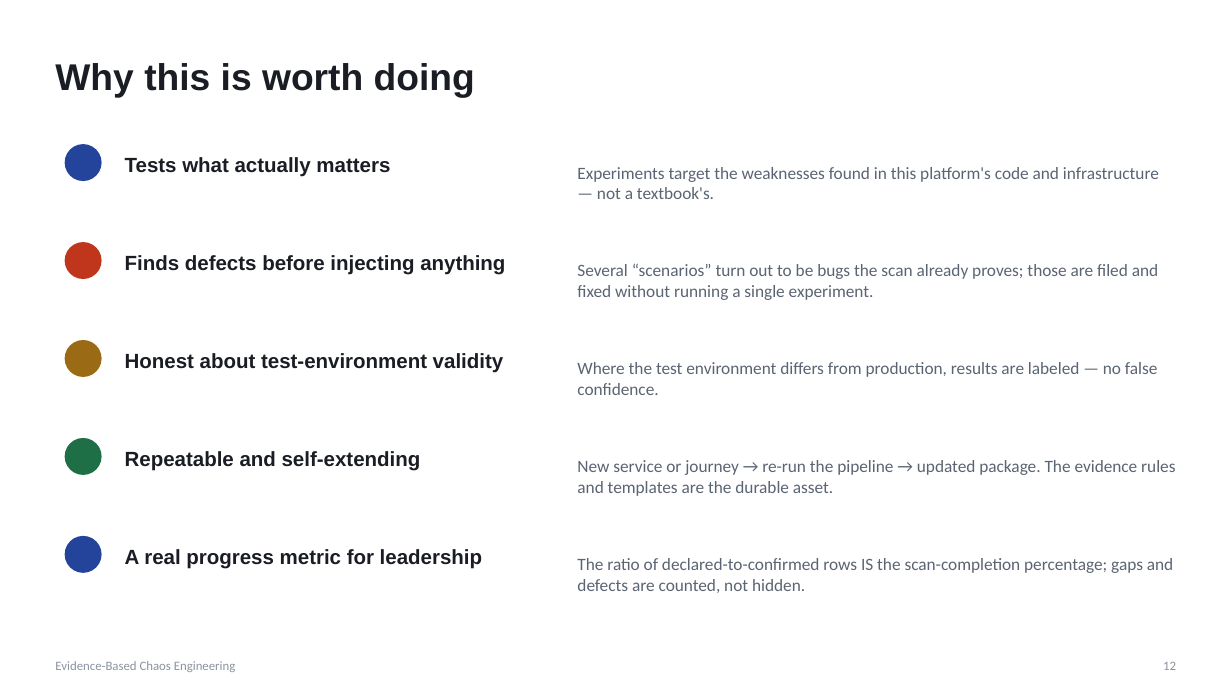
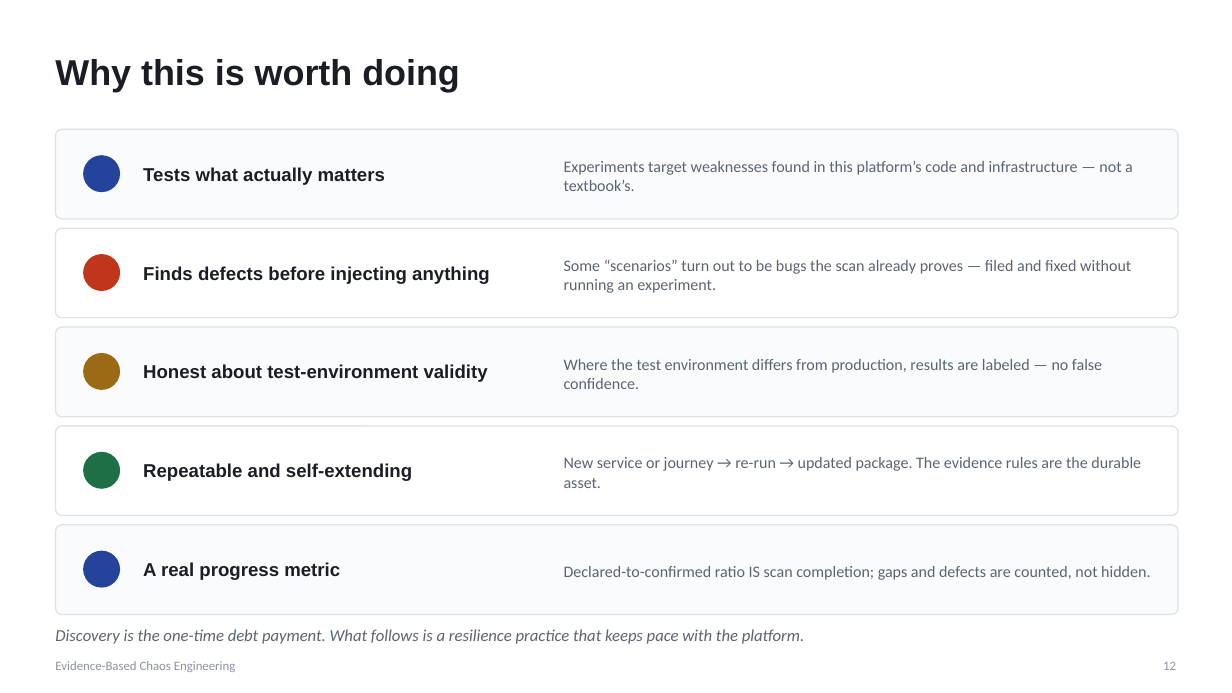
Before and after one commit to ramirezh84/chaos-engineering-pipeline, a slide deck: slide 12 of chaos-engineering-approach.pptx. Drawn at 1232x693 pixels with LibreOffice and Linux fonts; fonts in the diff are those of the drawing. Boxes give left, top, right and bottom in pixels: in the first picture for what was removed or moved away, otherwise in the second. Text is boxed around its words. In the diff, an @@ line names an element or a change of style, - is before the commit and + after.

```diff
--- a/chaos-engineering-approach.pptx
+++ b/chaos-engineering-approach.pptx
@@ text "Why this is worth doing" at (x1=55, y1=59, x2=460, y2=92): size 29 to 28 pt @@
@@ rounded rectangle added at (x1=55, y1=129, x2=1178, y2=219), fill #FAFBFC, outline #DDE1E8 1 pt @@
@@ text "Tests what actually matters" moved from (x1=125, y1=157, x2=390, y2=177) to (x1=143, y1=167, x2=385, y2=185) @@
@@ ellipse moved from (x1=65, y1=144, x2=102, y2=181) to (x1=83, y1=155, x2=120, y2=192) @@
@@ text at (x1=564, y1=161, x2=1133, y2=191): text changed; size 13.5 to 12.5 pt @@
-Experiments target the weaknesses found in this platform's code and infrastructure — not a textbook's.
+Experiments target weaknesses found in this platform’s code and infrastructure — not a textbook’s.
@@ rounded rectangle added at (x1=55, y1=228, x2=1178, y2=318), fill #FFFFFF, outline #DDE1E8 1 pt @@
@@ ellipse moved from (x1=65, y1=242, x2=102, y2=279) to (x1=83, y1=254, x2=120, y2=291) @@
@@ text "Finds defects before injecting anything" moved from (x1=125, y1=255, x2=505, y2=275) to (x1=143, y1=266, x2=490, y2=284) @@
@@ text at (x1=564, y1=259, x2=1131, y2=293): text changed; size 13.5 to 12.5 pt @@
-Several “scenarios” turn out to be bugs the scan already proves; those are filed and fixed without running a single experiment.
+Some “scenarios” turn out to be bugs the scan already proves — filed and fixed without running an experiment.
@@ rounded rectangle added at (x1=55, y1=327, x2=1178, y2=417), fill #FAFBFC, outline #DDE1E8 1 pt @@
@@ ellipse removed at (x1=65, y1=340, x2=102, y2=377) @@
@@ ellipse moved from (x1=65, y1=438, x2=102, y2=475) to (x1=83, y1=353, x2=120, y2=390) @@
@@ ellipse at (x1=83, y1=353, x2=120, y2=390): fill #1E6E46 to #9A6A14 @@
@@ text "Honest about test-environment validity" moved from (x1=125, y1=353, x2=504, y2=373) to (x1=143, y1=364, x2=488, y2=382) @@
@@ text "Where the test environment differs ..." moved from (x1=577, y1=362, x2=1158, y2=395) to (x1=564, y1=359, x2=1102, y2=389) @@
@@ text "Where the test environment differs ..." at (x1=564, y1=359, x2=1102, y2=389): size 13.5 to 12.5 pt @@
@@ rounded rectangle added at (x1=55, y1=426, x2=1178, y2=516), fill #FFFFFF, outline #DDE1E8 1 pt @@
@@ size 16 to 14.5 pt in 4 elements at (x1=143, y1=167, x2=385, y2=185), (x1=143, y1=266, x2=490, y2=284), (x1=143, y1=364, x2=488, y2=382), (x1=143, y1=463, x2=412, y2=481) @@
@@ text "Repeatable and self-extending" moved from (x1=125, y1=451, x2=421, y2=470) to (x1=143, y1=463, x2=412, y2=481) @@
@@ ellipse added at (x1=83, y1=452, x2=120, y2=489), fill #1E6E46 @@
@@ text at (x1=564, y1=457, x2=1141, y2=488): text changed; size 13.5 to 12.5 pt @@
-New service or journey → re-run the pipeline → updated package. The evidence rules and templates are the durable asset.
+New service or journey → re-run → updated package. The evidence rules are the durable asset.
@@ rounded rectangle added at (x1=55, y1=525, x2=1178, y2=615), fill #FAFBFC, outline #DDE1E8 1 pt @@
@@ ellipse moved from (x1=65, y1=536, x2=102, y2=573) to (x1=83, y1=551, x2=120, y2=588) @@
@@ text at (x1=143, y1=562, x2=340, y2=580): text changed; size 16 to 14.5 pt @@
-A real progress metric for leadership
+A real progress metric
@@ text at (x1=564, y1=566, x2=1150, y2=580): text changed; size 13.5 to 12.5 pt @@
-The ratio of declared-to-confirmed rows IS the scan-completion percentage; gaps and defects are counted, not hidden.
+Declared-to-confirmed ratio IS scan completion; gaps and defects are counted, not hidden.
@@ text added at (x1=55, y1=629, x2=804, y2=644), 13 pt, text #5B6472, italic @@
+Discovery is the one-time debt payment. What follows is a resilience practice that keeps pace with the platform.
```
Also in this commit, not shown: 10 other slides changed, 1 slide added, 1 slide removed, 1 other file.
